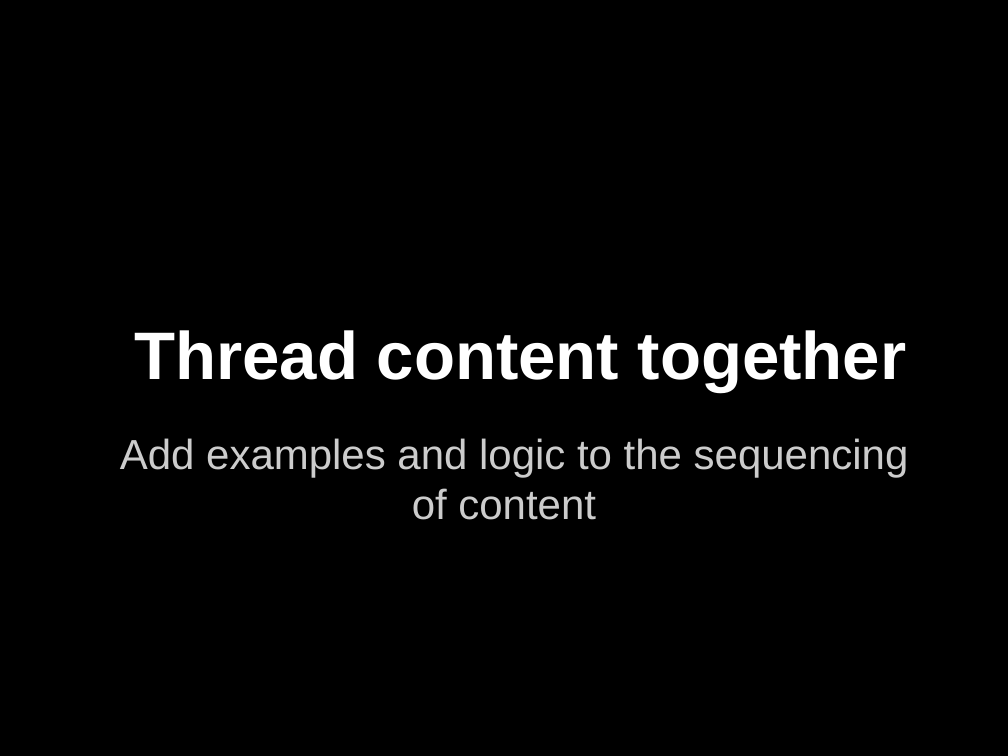
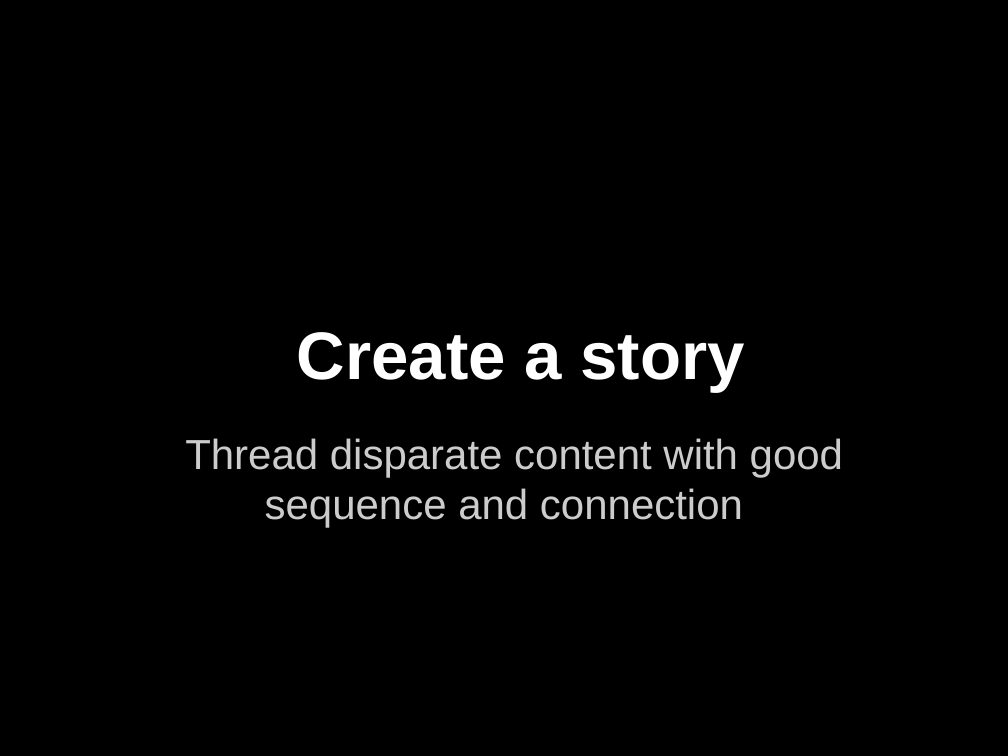
Before and after one commit to nitheeshp/AWSTrainers, a slide deck: slide 5 of Instructor Tips.pptx (slide 21 before the commit). Drawn at 1008x756 pixels with LibreOffice and Linux fonts; fonts in the diff are those of the drawing. Boxes give left, top, right and bottom in pixels: in the first picture for what was removed or moved away, otherwise in the second. Text is boxed around its words. In the diff, an @@ line names an element or a change of style, - is before the commit and + after.

```diff
--- a/Instructor Tips.pptx
+++ b/Instructor Tips.pptx
@@ title at (297,332,744,392): text changed @@
-Thread content together
+Create a story
@@ subtitle at (185,438,843,528): text changed @@
-Add examples and logic to the sequencing of content
+Thread disparate content with good sequence and connection
```
Also in this commit, not shown: 7 other slides changed.
